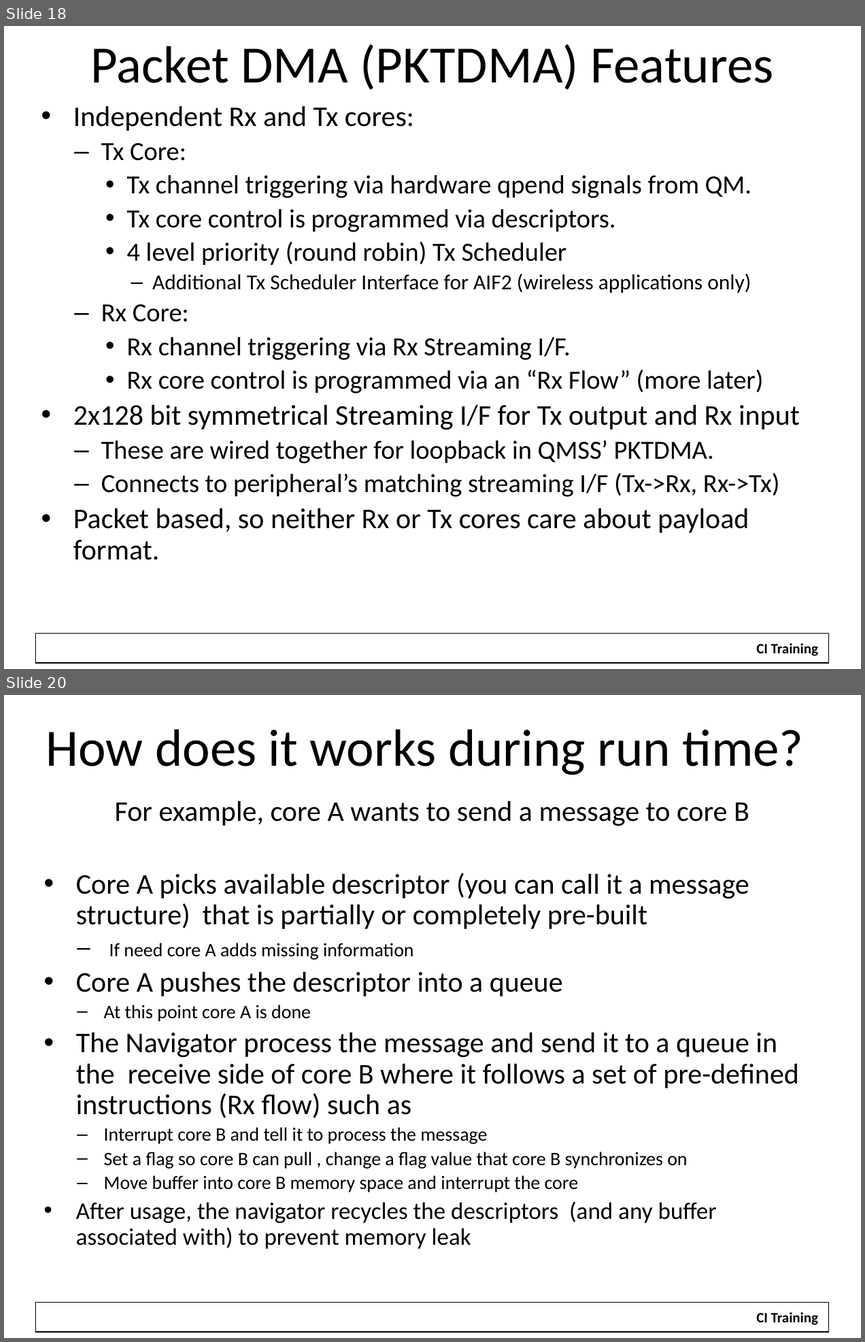
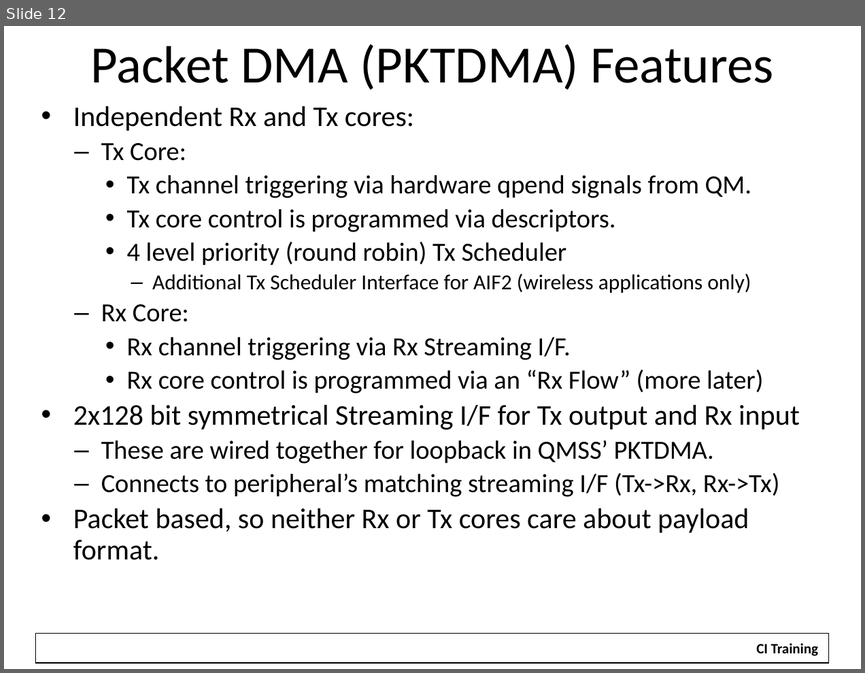
Before and after one commit to hari1989/keystone-workshop, a slide deck: slides/Intro to Multicore Navigator.pptx. Shown one above the other, each under a label of ours: slides 18 and 20 before the commit, slide 12 after it; the slides between them are not shown. The pictures are 865x1342 and 865x673 pixels, drawn with LibreOffice and Linux fonts; fonts in the diff are those of the drawing; background and template pictures are left out. Boxes give left, top, right and bottom in pixels: in the first picture for what was removed or moved away, otherwise in the second. Text is boxed around its words. In the diff, an @@ line names an element or a change of style, - is before the commit and + after.

```diff
--- a/slides/Intro to Multicore Navigator.pptx
+++ b/slides/Intro to Multicore Navigator.pptx
@@ slide 20 removed at (x1=4, y1=695, x2=861, y2=1338), background #FFFFFF; not listed: 2 template elements that a slide beside it also shows @@
@@ title removed at (x1=45, y1=729, x2=803, y2=775) @@
-How does it works during run time?
@@ text removed at (x1=76, y1=800, x2=799, y2=1249) @@
-For example, core A wants to send a message to core B
-• Core A picks available descriptor (you can call it a message structure) that is partially or completely pre-built
-  – If need core A adds missing information
-• Core A pushes the descriptor into a queue
-  – At this point core A is done
-• The Navigator process the message and send it to a queue in the receive side of core B where it follows a set of pre-defined instructions (Rx flow) such as
-  – Interrupt core B and tell it to process the message
-  – Set a flag so core B can pull , change a flag value that core B synchronizes on
-  – Move buffer into core B memory space and interrupt the core
-• After usage, the navigator recycles the descriptors (and any buffer associated with) to prevent memory leak
@@ what was slide 18 is now slide 12 @@
```
Also in this commit, not shown: 5 slides changed, 12 slides added, 34 other slides removed, 24 other files.
